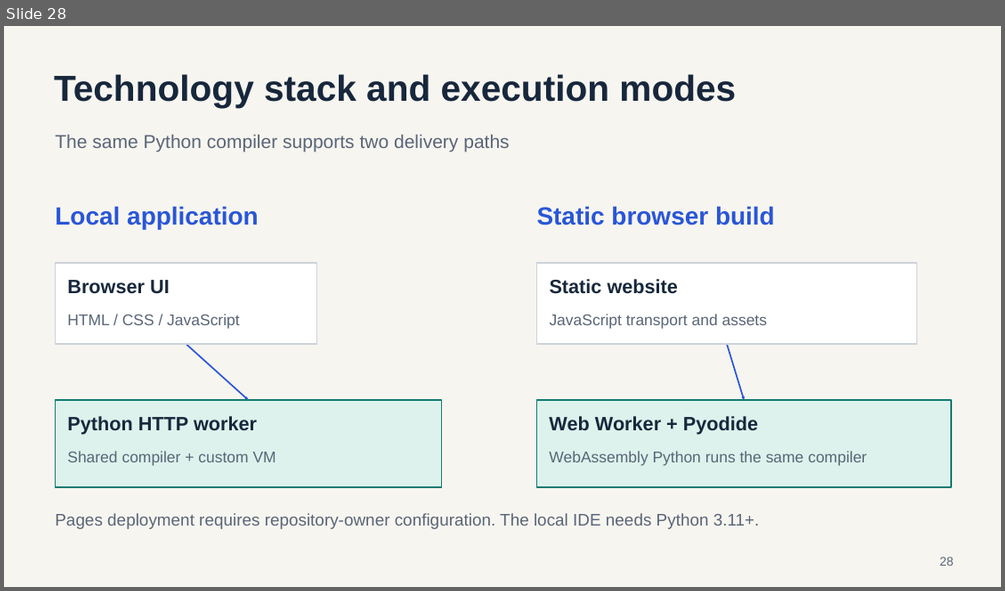
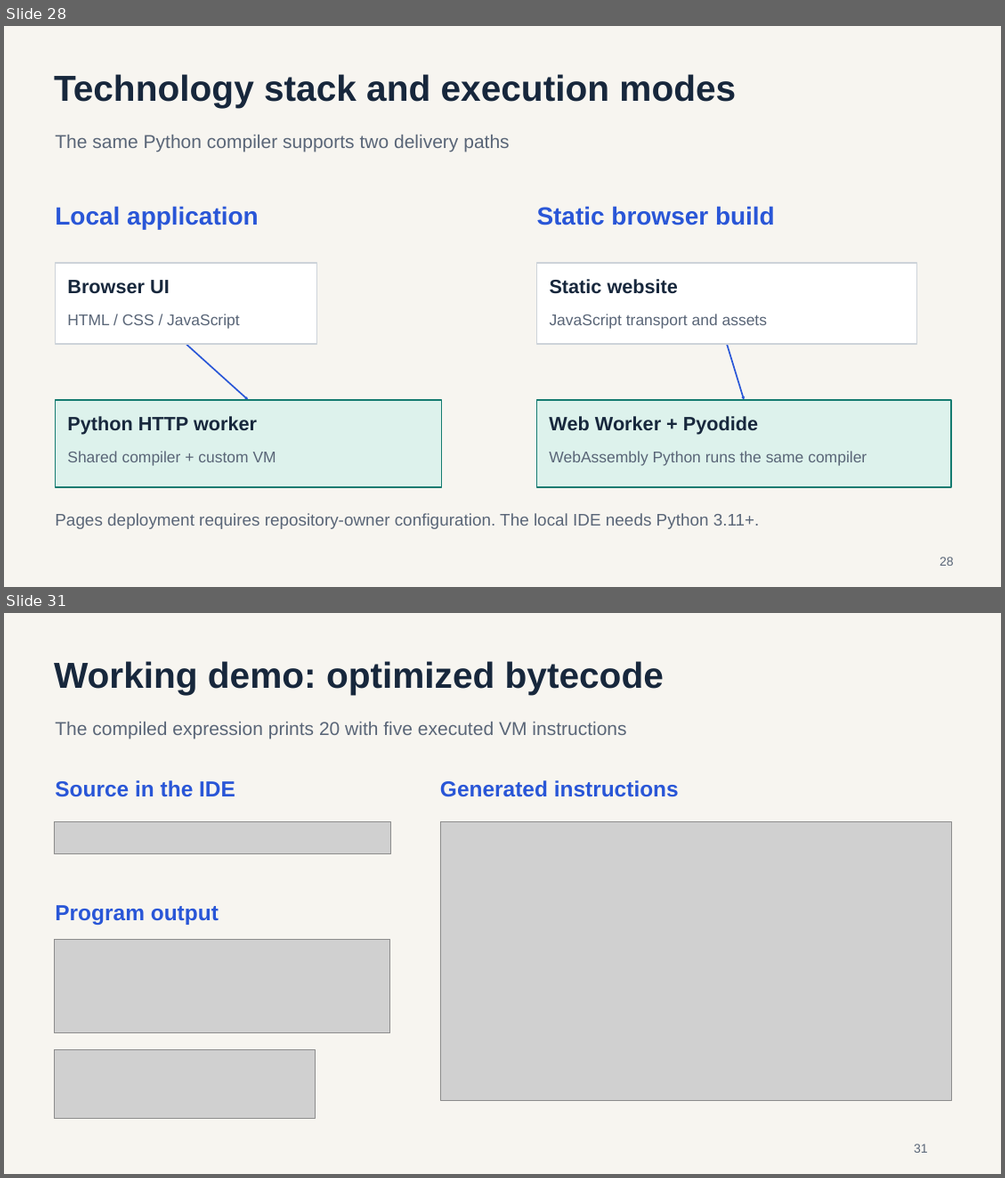
Before and after one commit to hst257/PolyGlot, a slide deck: presentation/output/PolyGlot_Compiler_Design_Redesigned.pptx. Shown one above the other, each under a label of ours: slide 28 before the commit, slides 28 and 31 after it; the slides between them are not shown. The pictures are 1005x591 and 1005x1178 pixels, drawn with LibreOffice and Linux fonts; fonts in the diff are those of the drawing; grey boxes stand for pictures. Boxes give left, top, right and bottom in pixels: in the first picture for what was removed or moved away, otherwise in the second. Text is boxed around its words. In the diff, an @@ line names an element or a change of style, - is before the commit and + after.

Commit message:
docs: shorten presentation and add working compiler screenshots

```diff
--- a/presentation/output/PolyGlot_Compiler_Design_Redesigned.pptx
+++ b/presentation/output/PolyGlot_Compiler_Design_Redesigned.pptx
@@ slide 31 added at (4,613,1001,1174), background #F7F5F0 @@
@@ text added at (54,661,663,695), 43.5 pt, text #17273C, bold @@
+Working demo: optimized bytecode
@@ text added at (55,722,626,738), 22.5 pt, text #596577 @@
+The compiled expression prints 20 with five executed VM instructions
@@ text added at (55,780,235,797), 26.2 pt, text #2956D7, bold @@
+Source in the IDE
@@ text added at (440,780,679,797), 26.2 pt, text #2956D7, bold @@
+Generated instructions
@@ picture added at (54,821,389,854) @@
@@ picture added at (440,821,951,1101) @@
@@ text added at (55,905,218,925), 26.2 pt, text #2956D7, bold @@
+Program output
@@ picture added at (54,939,390,1033) @@
@@ picture added at (54,1049,316,1119) @@
@@ text added at (914,1143,928,1152), 15 pt, text #596577 @@
+31
```
Also in this commit, not shown: 2 other slides added, 8 slides removed, 1 other file.
